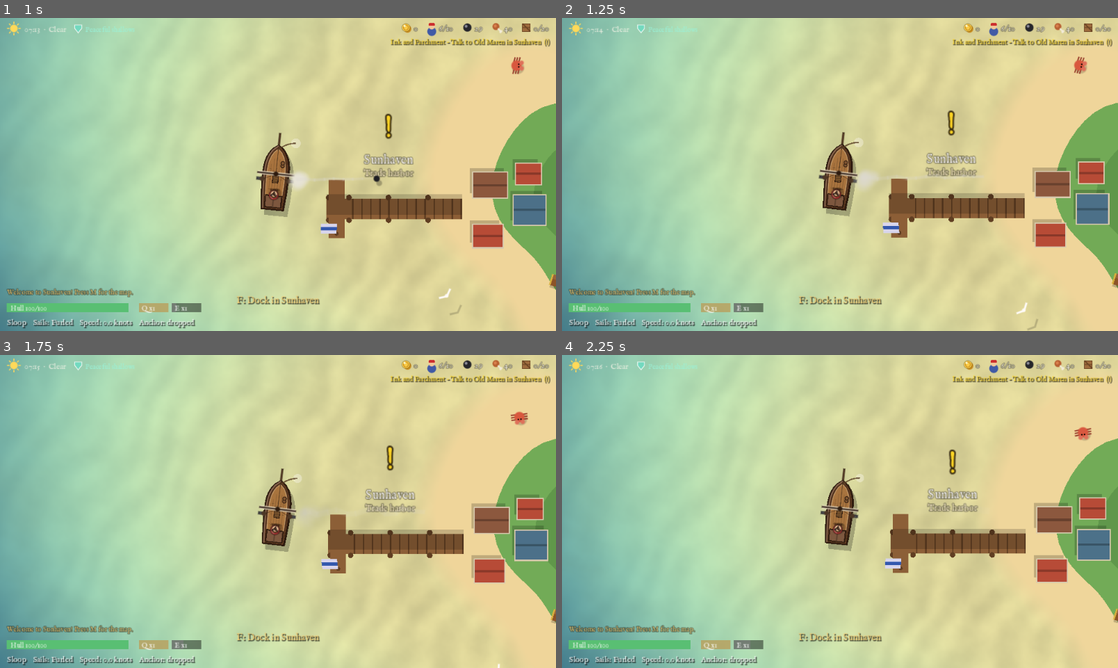
Above: before the commit, frames 1-4 (two rows, left to right).
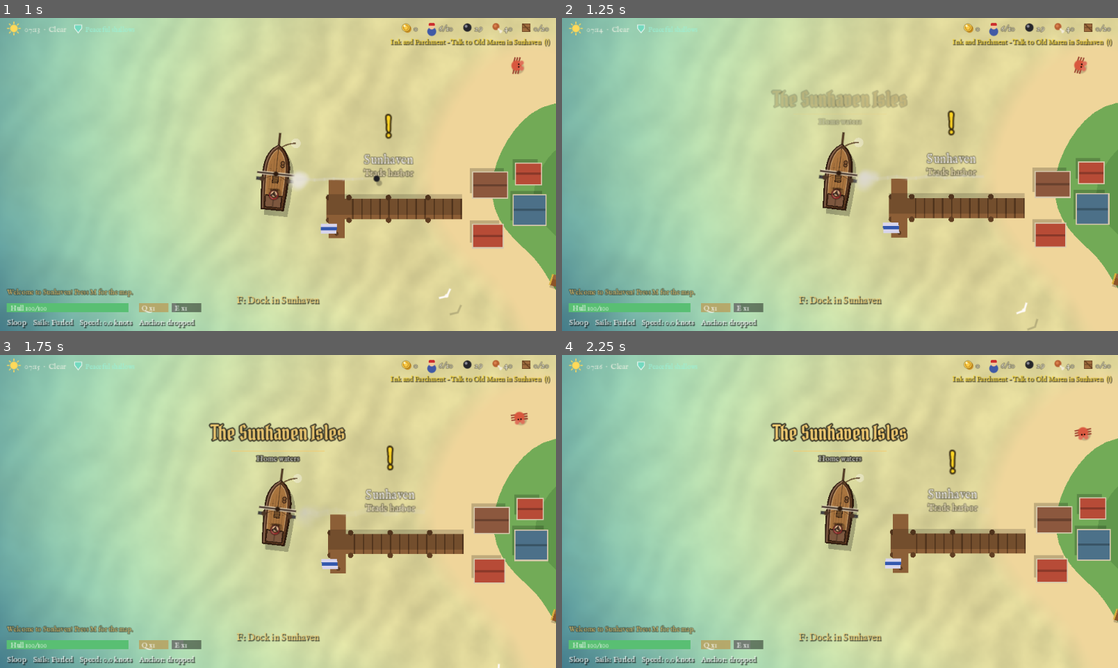
Above: after the commit, the same moments.

Repository: Marc-Wilms-Nielsen/pirate-game
Game: Godot game, scene res://scenes/main/main.tscn
The game is run twice, just before and just after one commit, with the same random seed, the same clock (stepped at 60 frames per second) and the same inputs.
Inputs (mouse positions are in pixels of both pictures, inside the frame that each line leads up to):
- Up to frame 1 (1 s): move the mouse to (400, 158) at 0.52 s; hold E (fire_right) from 0.53 s (still down); tap Space (anchor) at 0.6 s; click (400, 158) at 0.67 s
- Up to frame 2 (1.25 s): keep holding E (fire_right)
- Up to frame 3 (1.75 s): release E (fire_right) at 1.25 s; drag from (166, 527) to (305, 545) at 1.27 s
- Up to frame 4 (2.25 s): move the mouse to (895, 442) at 2.02 s; hold E (fire_right) from 2.03 s (still down); click (895, 442) at 2.1 s

Frame 1 is identical in both runs. In frame 2, 1.1% of the frame differs, in the area x 37-63%, y 22-35%; in frame 3, 1.3%; in frame 4, 1.3%, in the area x 37-63%, y 21-35%.

Commit message:
Named areas of the sea: banner on entering, borders and names on the map
- WorldZones builds 16 named areas from the world: The Sunhaven Isles, the
  waters of the 3 kingdoms and 3 wild mainlands, and 9 open-sea areas placed
  furthest from everything else. A weighted Voronoi, so every area is a convex
  polygon and zone_at() uses exactly the borders the map draws
- Open sea is subtitled by who trades there (Free, Pirate, Royal waters or
  Open sea); Smuggler's Run is kept on pirate waters
- ZoneBanner: the name big mid-screen in the pirate font with a gold line,
  the subtitle and a soft bell (tools/generate_chime.gd), shown after a second
  inside a new area so borders don't flash names; also at the start
- Map: faint tint per area, dashed borders (not the world's outer frame) and
  names that fade as you zoom in, skipping names that would overlap; castle
  names only when zoomed in, as the area names already say whose waters
- Names live in Catalog.ZONE_*; tests/zone_check.tscn

Co-Authored-By: Claude Opus 5.5 <noreply@anthropic.com>

Diff:
--- a/scenes/main/main.gd
+++ b/scenes/main/main.gd
@@ -75,6 +75,10 @@
 	add_child(layers)
 	move_child(layers, $Ocean.get_index())
 	layers.setup($Ocean as ColorRect, _seabed)
+	# Named areas of the sea: their name shows when you sail in, and they are drawn on the map
+	var zones := WorldZones.new()
+	zones.name = "WorldZones"
+	add_child(zones)
 	# Main quest line: marks over harbors, bosses, and the chat window with the quest givers
 	var quest_world := QuestWorld.new()
 	quest_world.name = "QuestWorld"
--- a/scenes/ui/map_view.gd
+++ b/scenes/ui/map_view.gd
@@ -220,12 +220,19 @@
 			islands.append(island)
 	# Øernes former er gemt i verdenskoordinater – én transformation tegner dem alle
 	draw_set_transform(_map_rect().get_center() - _pan * s, 0.0, Vector2(s, s))
+	var zones := get_tree().get_first_node_in_group("world_zones") as WorldZones
+	if zones: # a faint tint per named area, under the islands
+		for z in zones.zones:
+			if (z["polygon"] as PackedVector2Array).size() >= 3:
+				draw_colored_polygon(z["polygon"], Color(z["color"], 0.07))
 	for island in islands: # laguner først, så øerne tegnes ovenpå
 		draw_colored_polygon(_shape(island, 2), Color(0.45, 0.85, 0.85, 0.45))
 	for island in islands:
 		draw_colored_polygon(_shape(island, 0), Color(0.94, 0.85, 0.62))
 		draw_colored_polygon(_shape(island, 1), Color(0.45, 0.68, 0.35))
 	draw_set_transform(Vector2.ZERO)
+	if zones:
+		_draw_zones(zones)
 	for island in islands:
 		if island.harbor_name == "" and island.island_name != "" and island.radius * s > 5.0:
 			_text(_to_map(island.global_position) + Vector2(0, island.radius * s + 9), island.island_name, 7, Color(1, 1, 1, 0.75))
@@ -255,7 +262,8 @@
 		draw_rect(Rect2(kp - Vector2(4, 2), Vector2(8, 5)), kc)
 		for x in [-4.0, 0.0, 3.0]:
 			draw_rect(Rect2(kp + Vector2(x - 0.5, -4.5), Vector2(2, 2.5)), kc)
-		_text(kp + Vector2(0, 10), castle.kingdom()["name"], 8, kc.lightened(0.4))
+		if _zoom >= 1.8: # zoomed out, the area names already say whose waters these are
+			_text(kp + Vector2(0, 10), castle.kingdom()["name"], 8, kc.lightened(0.4))
 
 	for node in get_tree().get_nodes_in_group("camps"):
 		var cp := _to_map((node as Node2D).global_position)
@@ -342,6 +350,43 @@
 	var side := f.orthogonal()
 	var pts := PackedVector2Array([p + f * length, p - f * length * 0.6 + side * length * 0.6, p - f * length * 0.6 - side * length * 0.6])
 	draw_colored_polygon(pts, col)
+
+
+## The named areas: dashed borders and big, faint names that fade as you zoom in (so they
+## don't cover harbors and islands up close).
+func _draw_zones(zones: WorldZones) -> void:
+	var view := _map_rect()
+	var border := Color(1, 1, 1, 0.22)
+	var edge: float = zones.bounds
+	for z in zones.zones:
+		var poly: PackedVector2Array = z["polygon"]
+		for k in poly.size():
+			var wa := poly[k]
+			var wb := poly[(k + 1) % poly.size()]
+			# The outer edge of the world's frame is not a border between two areas
+			if (absf(wa.x) > edge * 0.999 and absf(wb.x) > edge * 0.999) or (absf(wa.y) > edge * 0.999 and absf(wb.y) > edge * 0.999):
+				continue
+			var a := _to_map(wa)
+			var b := _to_map(wb)
+			if view.intersects(Rect2(a, Vector2.ZERO).expand(b)):
+				draw_dashed_line(a, b, border, 1.0, 4.0)
+	var alpha := clampf(0.7 - (_zoom - 1.0) * 0.09, 0.1, 0.7)
+	var font := UiTheme.title_font()
+	var font_size := 9 if _zoom < 1.8 else (11 if _zoom < 3.5 else 13)
+	var placed: Array[Rect2] = [] # names that would overlap one already written are left out
+	for z in zones.zones:
+		var p := _to_map(z["label_at"])
+		if not view.grow(40.0).has_point(p):
+			continue
+		var text := String(z["name"])
+		var w := font.get_string_size(text, HORIZONTAL_ALIGNMENT_LEFT, -1, font_size).x
+		var at := p - Vector2(w * 0.5, 0)
+		var box := Rect2(at - Vector2(2, font_size), Vector2(w + 4, font_size + 4))
+		if placed.any(func(r: Rect2) -> bool: return r.intersects(box)):
+			continue
+		placed.append(box)
+		draw_string_outline(font, at, text, HORIZONTAL_ALIGNMENT_LEFT, -1, font_size, 3, Color(0.05, 0.1, 0.15, alpha * 0.6))
+		draw_string(font, at, text, HORIZONTAL_ALIGNMENT_LEFT, -1, font_size, Color(Color(z["color"]).lightened(0.45), alpha))
 
 
 ## Main quest: yellow "!" where a quest waits, "?" where one can be handed in, and a pulsing
--- /dev/null
+++ b/scenes/ui/zone_banner.gd
@@ -0,0 +1,71 @@
+class_name ZoneBanner
+extends CanvasLayer
+## The name of the area you sail into, shown in the upper third of the screen: big, in the
+## pirate font, with a thin gold line and the subtitle. Fades in, stays a moment, fades out,
+## with a soft bell. WorldZones calls show_zone() when you have settled in a new area.
+
+const HOLD := 2.5
+
+var _root: Control
+var _title: Label
+var _subtitle: Label
+var _line: ColorRect
+var _tween: Tween
+
+
+func _ready() -> void:
+	layer = 4 # over the world and the HUD, under the menus
+	_root = Control.new()
+	_root.set_anchors_preset(Control.PRESET_FULL_RECT)
+	_root.mouse_filter = Control.MOUSE_FILTER_IGNORE
+	_root.modulate.a = 0.0
+	add_child(_root)
+	_title = UiTheme.label("", 26, UiTheme.ACCENT)
+	_title.add_theme_font_override("font", UiTheme.title_font())
+	_title.add_theme_color_override("font_outline_color", Color(0.05, 0.04, 0.03, 0.85))
+	_title.add_theme_constant_override("outline_size", 6)
+	_title.horizontal_alignment = HORIZONTAL_ALIGNMENT_CENTER
+	_title.position = Vector2(0, 74)
+	_title.size = Vector2(640, 34)
+	_root.add_child(_title)
+	_line = ColorRect.new()
+	_line.color = Color(0.95, 0.8, 0.45, 0.7)
+	_line.position = Vector2(250, 110)
+	_line.size = Vector2(140, 1)
+	_root.add_child(_line)
+	_subtitle = UiTheme.label("", 10, UiTheme.TEXT)
+	_subtitle.add_theme_color_override("font_outline_color", Color(0.05, 0.04, 0.03, 0.8))
+	_subtitle.add_theme_constant_override("outline_size", 4)
+	_subtitle.horizontal_alignment = HORIZONTAL_ALIGNMENT_CENTER
+	_subtitle.position = Vector2(0, 113)
+	_subtitle.size = Vector2(640, 16)
+	_root.add_child(_subtitle)
+
+
+func show_zone(zone: Dictionary) -> void:
+	_title.text = String(zone["name"])
+	_subtitle.text = String(zone["subtitle"])
+	# The line follows the title's width
+	var w := clampf(_title.get_theme_font("font").get_string_size(_title.text, HORIZONTAL_ALIGNMENT_LEFT, -1,
+		_title.get_theme_font_size("font_size")).x * 0.7, 80.0, 300.0)
+	_line.position.x = 320.0 - w * 0.5
+	_line.size.x = w
+	Sfx.play("chime", -6.0, 0.0)
+	if _tween:
+		_tween.kill()
+	_root.modulate.a = 0.0
+	_title.position.y = 82.0
+	_tween = create_tween()
+	_tween.set_parallel(true)
+	_tween.tween_property(_root, "modulate:a", 1.0, 0.7)
+	_tween.tween_property(_title, "position:y", 74.0, 0.9).set_ease(Tween.EASE_OUT).set_trans(Tween.TRANS_CUBIC)
+	_tween.chain().tween_interval(HOLD)
+	_tween.chain().tween_property(_root, "modulate:a", 0.0, 1.0)
+
+
+func is_showing() -> bool:
+	return _root.modulate.a > 0.01
+
+
+func shown_name() -> String:
+	return _title.text
--- /dev/null
+++ b/scenes/world/world_zones.gd
@@ -0,0 +1,227 @@
+class_name WorldZones
+extends Node
+## The world's named areas (added by main.gd once the world is built).
+##
+## Each area has a centre: Sunhaven, every mainland, and SEA_ZONES points out in the open sea,
+## placed as far as possible from everything else. A spot belongs to the area whose centre is
+## "nearest", where the home waters and the mainlands count a little nearer than they are
+## (their weight), so their waters reach further out. The borders between areas are straight
+## lines, so each area is a convex polygon that the map can draw exactly – and zone_at() uses
+## the very same rule, so what you see on the map is what the game uses.
+##
+## When the player stays in a new area for a moment, ZoneBanner shows its name.
+
+signal zone_entered(index: int)
+
+const SEA_ZONES := 9
+const HOME_WEIGHT := 3500.0 ## px: how far the home waters reach out round Sunhaven
+const MAINLAND_WEIGHT := 1.8 ## x a mainland's radius
+const SETTLE_TIME := 1.0 ## seconds inside a new area before its name is shown (no flicker at borders)
+
+var zones: Array[Dictionary] = [] ## {name, subtitle, kind, center, weight, color, polygon, label_at}
+var current := -1 ## the area the player is in (after settling)
+var bounds := 0.0 ## half the size of the square the area shapes are cut from
+var _pending := -1
+var _pending_time := 0.0
+var _think := 0.0
+var _banner: ZoneBanner
+
+
+func _ready() -> void:
+	add_to_group("world_zones")
+	build()
+	_banner = ZoneBanner.new()
+	add_child(_banner)
+
+
+## Works out the areas from the world (deterministic: the same world gives the same areas).
+func build() -> void:
+	zones.clear()
+	var radius := 1000.0
+	for node in get_tree().get_nodes_in_group("islands"):
+		var island := node as Island
+		radius = maxf(radius, island.global_position.length() + island.radius)
+	zones.append({"name": Catalog.ZONE_HOME["name"], "subtitle": Catalog.ZONE_HOME["subtitle"], "kind": "home",
+		"center": Vector2.ZERO, "weight": HOME_WEIGHT, "color": Catalog.ZONE_HOME["color"]})
+	# The mainlands: kingdoms by their castle, the wild ones in order round the world
+	var mainlands: Array = get_tree().get_nodes_in_group("islands").filter(func(n: Node) -> bool: return (n as Island).radius > 1000.0)
+	mainlands.sort_custom(func(a: Island, b: Island) -> bool: return a.global_position.angle() < b.global_position.angle())
+	var wild := 0
+	for node in mainlands:
+		var island := node as Island
+		var kingdom := _kingdom_on(island)
+		if not kingdom.is_empty():
+			zones.append({"name": Catalog.ZONE_KINGDOM_NAMES.get(kingdom["id"], kingdom["name"]), "subtitle": kingdom["name"],
+				"kind": "kingdom", "center": island.global_position, "weight": island.radius * MAINLAND_WEIGHT, "color": kingdom["color"]})
+		else:
+			zones.append({"name": Catalog.ZONE_WILD_NAMES[wild % Catalog.ZONE_WILD_NAMES.size()], "subtitle": "Wild waters",
+				"kind": "wild", "center": island.global_position, "weight": island.radius * MAINLAND_WEIGHT, "color": Catalog.ZONE_WILD_COLOR})
+			wild += 1
+	# Open sea: the spots furthest from every area so far (a grid of candidates inside the world)
+	var candidates: Array[Vector2] = []
+	var step := radius / 9.0
+	for gx in range(-9, 10):
+		for gy in range(-9, 10):
+			var c := Vector2(gx, gy) * step
+			if c.length() < radius * 0.95:
+				candidates.append(c)
+	for k in SEA_ZONES:
+		var best := Vector2.ZERO
+		var best_score := -INF
+		for c in candidates:
+			var score := INF
+			for z in zones:
+				score = minf(score, c.distance_to(z["center"]) - float(z["weight"]))
+			if score > best_score:
+				best_score = score
+				best = c
+		zones.append({"name": Catalog.ZONE_SEA_NAMES[k % Catalog.ZONE_SEA_NAMES.size()], "subtitle": "Open sea", "kind": "sea",
+			"center": best, "weight": 0.0, "color": Catalog.ZONE_SEA_COLORS[k % Catalog.ZONE_SEA_COLORS.size()]})
+	# Each area's shape: the world's square cut by the border line to every other area
+	var b := radius * 1.15
+	bounds = b
+	for i in zones.size():
+		var poly := PackedVector2Array([Vector2(-b, -b), Vector2(b, -b), Vector2(b, b), Vector2(-b, b)])
+		for j in zones.size():
+			if i != j:
+				poly = _clip(poly, i, j)
+		zones[i]["polygon"] = poly
+		zones[i]["label_at"] = _label_spot(i, poly)
+	# Open sea is named after who trades there
+	for z in zones:
+		if z["kind"] == "sea":
+			z["subtitle"] = _sea_subtitle(zones.find(z))
+	# Names that promise something should keep it: Smuggler's Run goes to pirate waters
+	_match_name("Smuggler's Run", "Pirate waters")
+
+
+## Swaps names so that `zone_name` ends up on an area with this subtitle (if there is one).
+func _match_name(zone_name: String, subtitle: String) -> void:
+	var holder := -1
+	var fit := -1
+	for i in zones.size():
+		if zones[i]["kind"] != "sea":
+			continue
+		if zones[i]["name"] == zone_name:
+			holder = i
+		elif fit < 0 and zones[i]["subtitle"] == subtitle:
+			fit = i
+	if holder >= 0 and fit >= 0 and zones[holder]["subtitle"] != subtitle:
+		var n: String = zones[fit]["name"]
+		zones[fit]["name"] = zones[holder]["name"]
+		zones[holder]["name"] = n
+
+
+## The area at a world position (same rule as the borders on the map).
+func zone_at(pos: Vector2) -> int:
+	var best := -1
+	var best_d := INF
+	for i in zones.size():
+		var d := _power(pos, i)
+		if d < best_d:
+			best_d = d
+			best = i
+	return best
+
+
+func zone_name_at(pos: Vector2) -> String:
+	var i := zone_at(pos)
+	return "" if i < 0 else String(zones[i]["name"])
+
+
+func _power(p: Vector2, i: int) -> float:
+	var z: Dictionary = zones[i]
+	return p.distance_squared_to(z["center"]) - pow(float(z["weight"]), 2.0)
+
+
+## Keeps the part of the polygon that is nearer area i than area j: n·p <= c.
+func _clip(poly: PackedVector2Array, i: int, j: int) -> PackedVector2Array:
+	var si: Vector2 = zones[i]["center"]
+	var sj: Vector2 = zones[j]["center"]
+	var n := (sj - si) * 2.0
+	var c := sj.length_squared() - si.length_squared() - pow(float(zones[j]["weight"]), 2.0) + pow(float(zones[i]["weight"]), 2.0)
+	var out := PackedVector2Array()
+	for k in poly.size():
+		var a := poly[k]
+		var bb := poly[(k + 1) % poly.size()]
+		var da := n.dot(a) - c
+		var db := n.dot(bb) - c
+		if da <= 0.0:
+			out.append(a)
+		if (da <= 0.0) != (db <= 0.0):
+			out.append(a.lerp(bb, da / (da - db)))
+	return out
+
+
+## Where to write the name: the middle of the area's sea part (its centre for small areas).
+func _label_spot(i: int, poly: PackedVector2Array) -> Vector2:
+	if poly.size() < 3:
+		return zones[i]["center"]
+	var sum := Vector2.ZERO
+	for p in poly:
+		sum += p
+	var mid := sum / poly.size()
+	if zones[i]["kind"] == "sea":
+		return mid
+	# Mainland (and home) names go out on the water, past the coast, so they don't cover the
+	# island's own labels (the kingdom's castle, Sunhaven)
+	var center: Vector2 = zones[i]["center"]
+	var dir := (mid - center).normalized() if mid.distance_to(center) > 1.0 else Vector2.DOWN
+	var out := maxf(mid.distance_to(center) * 0.9, float(zones[i]["weight"]) * 0.75)
+	return center + dir * out
+
+
+func _kingdom_on(island: Island) -> Dictionary:
+	for node in get_tree().get_nodes_in_group("castles"):
+		var castle := node as Castle
+		if castle.global_position.distance_to(island.global_position) < island.radius * 1.2:
+			return castle.kingdom()
+	return {}
+
+
+func _sea_subtitle(i: int) -> String:
+	var counts := {}
+	for node in get_tree().get_nodes_in_group("harbors"):
+		var h := node as Harbor
+		if h.kind != "home" and zone_at(h.global_position) == i:
+			var f := Game.faction_of(h.harbor_name)
+			counts[f] = int(counts.get(f, 0)) + 1
+	if counts.is_empty():
+		return "Open sea"
+	var top := ""
+	for f in counts:
+		if top == "" or int(counts[f]) > int(counts[top]):
+			top = f
+	return {"smugglers": "Pirate waters", "free": "Free waters"}.get(top, "Royal waters")
+
+
+# --- Following the player ----------------------------------------------------------
+
+func _process(delta: float) -> void:
+	_think -= delta
+	if _think > 0.0:
+		return
+	_think = 0.2
+	var here := zone_at(_focus())
+	if here == current:
+		_pending = -1
+		return
+	if here != _pending:
+		_pending = here
+		_pending_time = 0.0
+		return
+	_pending_time += 0.2
+	if _pending_time >= SETTLE_TIME and here >= 0:
+		current = here
+		_pending = -1
+		zone_entered.emit(current)
+		_banner.show_zone(zones[current])
+
+
+## The captain on foot, or the ship.
+func _focus() -> Vector2:
+	var player := get_tree().get_first_node_in_group("player_character") as Node2D
+	if player:
+		return player.global_position
+	var ship := get_tree().get_first_node_in_group("player_ship") as Node2D
+	return ship.global_position if ship else Vector2.ZERO
--- a/scripts/autoload/sfx.gd
+++ b/scripts/autoload/sfx.gd
@@ -10,6 +10,7 @@
 	"hurt": "res://assets/audio/sfx/hurt.wav",
 	"splash": "res://assets/audio/sfx/splash.wav",
 	"click": "res://assets/audio/sfx/ui_click_soft.wav", ## deep, soft wooden tock (tools/generate_click.gd)
+	"chime": "res://assets/audio/sfx/zone_chime.wav", ## entering a new area of the sea (tools/generate_chime.gd)
 	"gunshot": "res://assets/audio/sfx/gunshot.wav",
 	"explosion": "res://assets/audio/sfx/explosion.wav",
 	"fire": "res://assets/audio/sfx/fire_whoosh.wav",
--- a/scripts/data/catalog.gd
+++ b/scripts/data/catalog.gd
@@ -897,3 +897,22 @@
 		if o["id"] == id:
 			return o
 	return options[0]
+
+# --- Named areas of the world ----------------------------------------------------
+# WorldZones (scenes/world/world_zones.gd) divides the sea into named areas around the world's
+# features: the home waters round Sunhaven, the waters of each kingdom and wild mainland, and
+# open sea between them. The name is shown when you sail into an area, and on the map.
+
+const ZONE_HOME := {"name": "The Sunhaven Isles", "subtitle": "Home waters", "color": Color(0.95, 0.78, 0.35)}
+## The waters around each kingdom's mainland (subtitle: the kingdom's name).
+const ZONE_KINGDOM_NAMES := {"aurelia": "Aurelian Waters", "valdora": "The Valdoran Sea", "nerath": "Nerath Sound"}
+## The waters around the wild mainlands, in order round the world.
+const ZONE_WILD_NAMES := ["The Jungle Coast", "The Serpent Wilds", "Golem Shore"]
+const ZONE_WILD_COLOR := Color(0.35, 0.7, 0.35)
+## Open sea between them. Subtitle by who trades there: smugglers, free traders, or no one.
+const ZONE_SEA_NAMES := ["The Sapphire Shallows", "The Drowned Reach", "Kraken's Deep", "The Coral Maze",
+	"Mermaid's Mirror", "The Windward Expanse", "Smuggler's Run", "The Graveyard of Ships", "The Gilded Strait",
+	"Stormbreak Waters", "The Pearl Banks", "The Silent Sea"]
+const ZONE_SEA_COLORS := [Color(0.35, 0.75, 0.95), Color(0.45, 0.55, 0.9), Color(0.3, 0.6, 0.75), Color(0.95, 0.6, 0.55),
+	Color(0.6, 0.85, 0.9), Color(0.75, 0.8, 0.95), Color(0.65, 0.45, 0.75), Color(0.6, 0.6, 0.65), Color(0.95, 0.85, 0.45),
+	Color(0.55, 0.6, 0.8), Color(0.9, 0.9, 0.85), Color(0.5, 0.65, 0.7)]
--- /dev/null
+++ b/tests/zone_check.gd
@@ -0,0 +1,110 @@
+extends Node
+## The named areas of the sea: checks they cover the world, that the borders on the map match
+## what the game uses, that the name shows once when you sail into a new area (and not when you
+## wobble across a border), and takes screenshots of the map and of the name on screen.
+## Run: godot res://tests/zone_check.tscn   (exits with code 1 on any failure)
+
+var main: Node
+var _failures := 0
+var _entered: Array[int] = []
+
+
+func _ready() -> void:
+	process_mode = Node.PROCESS_MODE_ALWAYS
+	Game.use_test_files() # never touch the real save or settings
+	Game.delete_save()
+	Game.reset()
+	Homestead.reset()
+	Quests.reset()
+	Quests.index = Catalog.QUESTS.size()
+	Settings.max_fps = 60
+	Engine.max_fps = 60
+	main = load("res://scenes/main/main.tscn").instantiate()
+	get_tree().root.add_child.call_deferred(main)
+	await _frames(20)
+	var zones := main.get_node("WorldZones") as WorldZones
+	zones.zone_entered.connect(func(i: int) -> void: _entered.append(i))
+	var banner := zones.get("_banner") as ZoneBanner
+	var ship := get_tree().get_first_node_in_group("player_ship") as PlayerShip
+
+	# The areas
+	var names := {}
+	for z in zones.zones:
+		names[z["name"]] = true
+		print("     %-24s %-18s %-8s %d corners" % [z["name"], z["subtitle"], z["kind"], (z["polygon"] as PackedVector2Array).size()])
+	_check(zones.zones.size() == 1 + 6 + WorldZones.SEA_ZONES, "%d named areas: home, 6 mainlands, %d open sea" % [zones.zones.size(), WorldZones.SEA_ZONES])
+	_check(names.size() == zones.zones.size(), "every area has its own name")
+	var kinds := zones.zones.map(func(z: Dictionary) -> String: return z["kind"])
+	_check(kinds.count("kingdom") == 3 and kinds.count("wild") == 3, "3 kingdom waters and 3 wild waters")
+	var own := true
+	for i in zones.zones.size():
+		if (zones.zones[i]["polygon"] as PackedVector2Array).size() < 3 or zones.zone_at(zones.zones[i]["center"]) != i:
+			own = false
+	_check(own, "every area's centre lies in its own area")
+	# The map's borders are the game's: random spots fall inside the polygon of their area
+	var rng := RandomNumberGenerator.new()
+	rng.seed = 1
+	var matches := 0
+	for k in 500:
+		var p := Vector2.from_angle(rng.randf() * TAU) * sqrt(rng.randf()) * 44000.0
+		var i := zones.zone_at(p)
+		if Geometry2D.is_point_in_polygon(p, zones.zones[i]["polygon"]):
+			matches += 1
+	_check(matches >= 498, "the borders on the map match the game (%d/500 spots)" % matches)
+	_check(zones.zone_name_at(Vector2.ZERO) == "The Sunhaven Isles", "Sunhaven lies in The Sunhaven Isles")
+
+	# The name shows at the start
+	await _frames(90)
+	_check(banner.is_showing() and banner.shown_name() == "The Sunhaven Isles", "the start area's name is shown (%s)" % banner.shown_name())
+	await _shot("z1_banner")
+
+	# Sail into another area: its name shows once
+	var target := 1
+	var spot: Vector2 = zones.zones[target]["label_at"]
+	_entered.clear()
+	ship.place_at(spot, 0.0)
+	await _frames(100)
+	_check(_entered == [target], "sailing into %s shows its name once" % zones.zones[target]["name"])
+	_check(banner.shown_name() == zones.zones[target]["name"], "the banner shows the new area's name")
+	await _shot("z2_banner_new_area")
+	# Wobbling across a border quickly does not flash names
+	_entered.clear()
+	for k in 4:
+		ship.place_at(Vector2.ZERO, 0.0)
+		await _frames(20) # 1/3 s – less than the settle time
+		ship.place_at(spot, 0.0)
+		await _frames(20)
+	_check(_entered.is_empty(), "wobbling across a border doesn't flash names")
+
+	# The map
+	var pause := main.get_node("PauseMenu")
+	pause.call("open", 0)
+	await _frames(5)
+	var map := pause.find_children("*", "MapView", true, false)[0] as MapView
+	map.set("_pan", Vector2.ZERO)
+	map.set("_zoom", 1.0)
+	await _frames(5)
+	await _shot("z3_map_world")
+	map.set("_zoom", 3.0)
+	await _frames(5)
+	await _shot("z4_map_zoomed")
+	pause.call("close")
+	print("ZONE CHECK DONE. Failures: %d" % _failures)
+	get_tree().quit(1 if _failures > 0 else 0)
+
+
+func _check(ok: bool, text: String) -> void:
+	if not ok:
+		_failures += 1
+	print("%s %s" % ["OK  " if ok else "FAIL", text])
+
+
+func _frames(n: int) -> void:
+	for i in n:
+		await get_tree().process_frame
+
+
+func _shot(shot_name: String) -> void:
+	await _frames(2)
+	DirAccess.make_dir_recursive_absolute("user://test_shots")
+	get_viewport().get_texture().get_image().save_png("user://test_shots/%s.png" % shot_name)
--- /dev/null
+++ b/tests/zone_check.tscn
@@ -0,0 +1,6 @@
+[gd_scene format=3]
+
+[ext_resource type="Script" path="res://tests/zone_check.gd" id="1_z"]
+
+[node name="ZoneCheck" type="Node"]
+script = ExtResource("1_z")
--- /dev/null
+++ b/tools/generate_chime.gd
@@ -0,0 +1,43 @@
+extends SceneTree
+## Makes the sound for entering a new area of the sea: a soft, low bell that rings out slowly.
+## Two notes a fifth apart (C5 then G5), each a sine with two quiet overtones and a gentle attack.
+## Writes assets/audio/sfx/zone_chime.wav.
+## Run: godot --headless --script res://tools/generate_chime.gd
+
+const RATE := 44100
+const LENGTH := 2.2
+const OUT := "res://assets/audio/sfx/zone_chime.wav"
+
+
+func _initialize() -> void:
+	var n := int(RATE * LENGTH)
+	var samples := PackedFloat32Array()
+	samples.resize(n)
+	var peak := 0.0
+	for i in n:
+		var t := float(i) / RATE
+		var v := _bell(t, 523.25) + _bell(t - 0.22, 783.99) * 0.7
+		samples[i] = v
+		peak = maxf(peak, absf(v))
+	var data := PackedByteArray()
+	data.resize(n * 2)
+	for i in n:
+		data.encode_s16(i * 2, int(clampf(samples[i] / peak * 0.45, -1.0, 1.0) * 32767.0))
+	var wav := AudioStreamWAV.new()
+	wav.format = AudioStreamWAV.FORMAT_16_BITS
+	wav.mix_rate = RATE
+	wav.stereo = false
+	wav.data = data
+	var err := wav.save_to_wav(ProjectSettings.globalize_path(OUT))
+	print("wrote %s (%d samples): %s" % [OUT, n, error_string(err)])
+	quit()
+
+
+func _bell(t: float, f: float) -> float:
+	if t < 0.0:
+		return 0.0
+	var attack := minf(t / 0.012, 1.0)
+	var v := sin(TAU * f * t) * exp(-t / 0.9)
+	v += 0.25 * sin(TAU * f * 2.0 * t) * exp(-t / 0.45)
+	v += 0.08 * sin(TAU * f * 3.01 * t) * exp(-t / 0.25)
+	return v * attack
Not shown, added: assets/audio/sfx/zone_chime.wav.import
Not shown, added: scenes/ui/zone_banner.gd.uid
Not shown, added: scenes/world/world_zones.gd.uid
Not shown, added: tests/zone_check.gd.uid
Not shown, changed: CLAUDE.md
Not shown, added: assets/audio/sfx/zone_chime.wav
Not shown, changed: docs/roadmap.md
